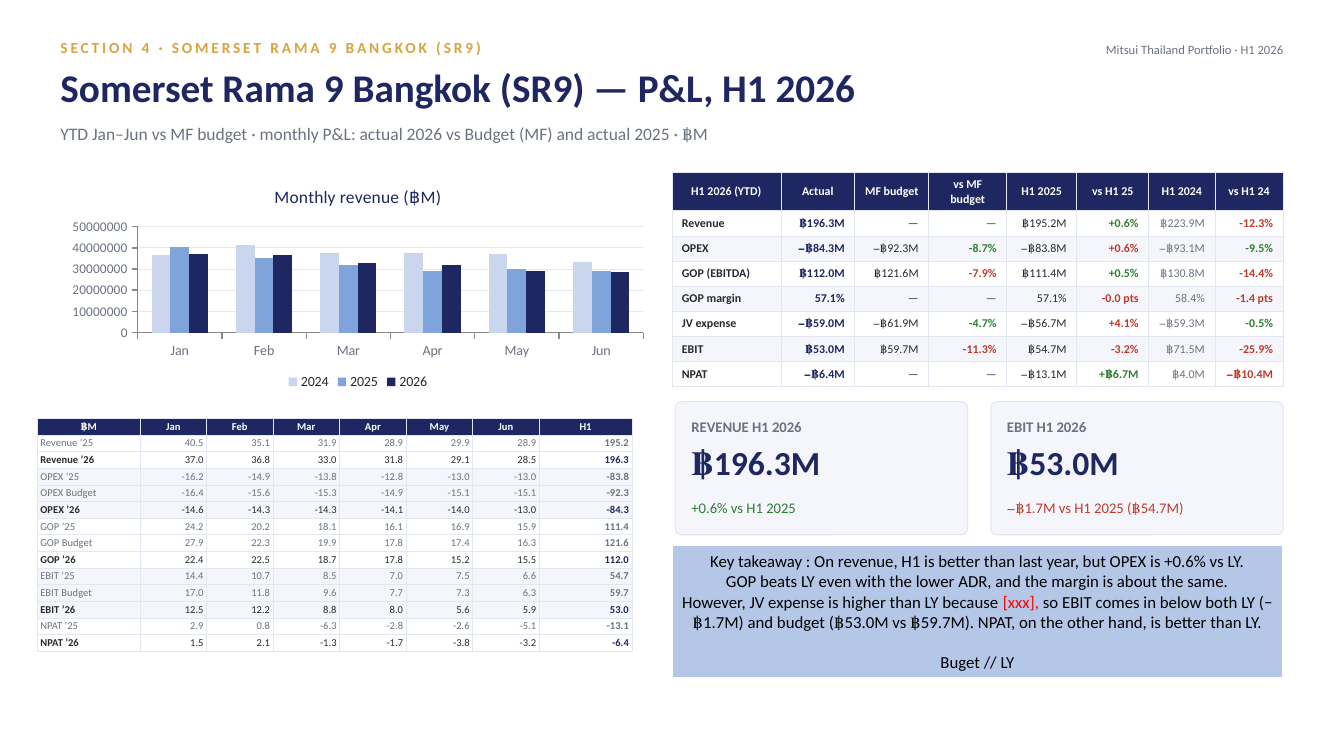
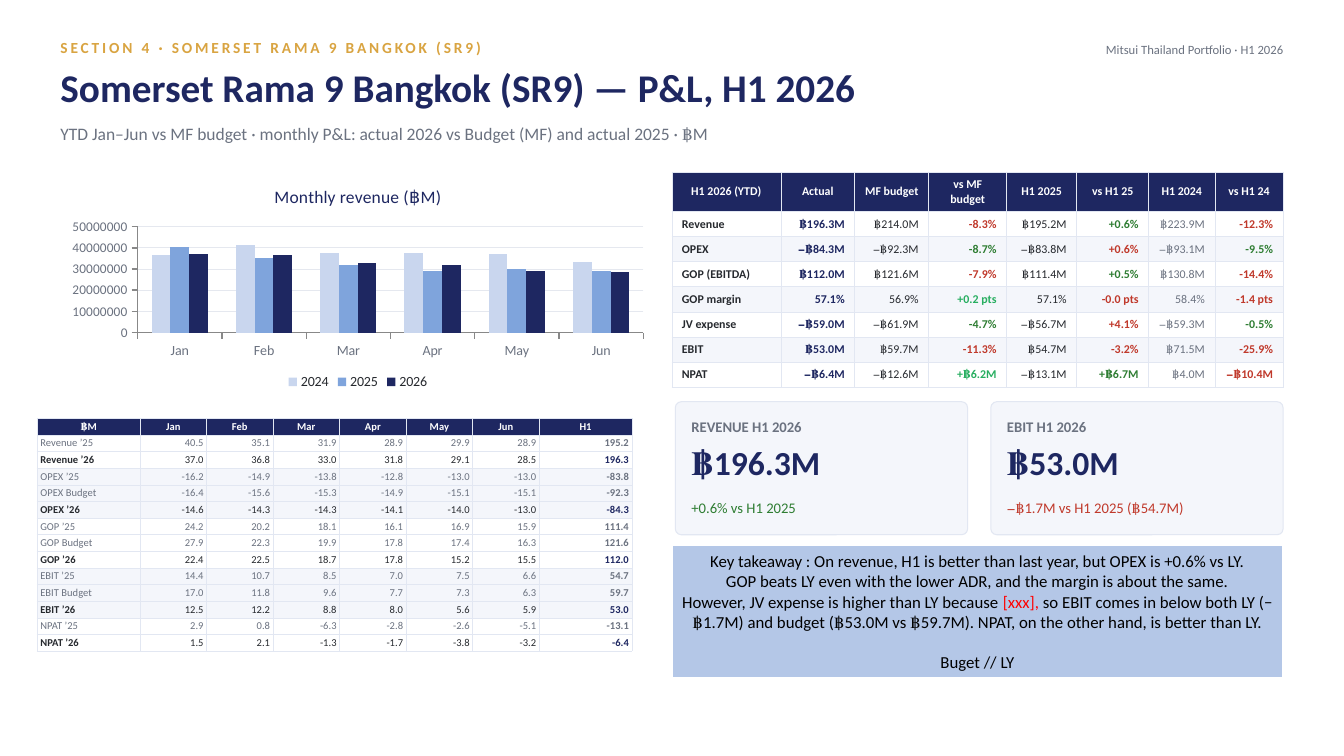
Before and after one commit to Chavin2543/mae-workspace, a slide deck: slide 19 of output/Portfolio_Performance_Report_H1-2026.pptx. Drawn at 1344x756 pixels with LibreOffice and Linux fonts; fonts in the diff are those of the drawing. Boxes give left, top, right and bottom in pixels: in the first picture for what was removed or moved away, otherwise in the second. Text is boxed around its words. In the diff, an @@ line names an element or a change of style, - is before the commit and + after.

```diff
--- a/output/Portfolio_Performance_Report_H1-2026.pptx
+++ b/output/Portfolio_Performance_Report_H1-2026.pptx
@@ table at (673, 172, 1284, 387) @@
-row 2, column 3: —
+row 2, column 3: ฿214.0M
-row 2, column 4: —
+row 2, column 4: -8.3%
-row 5, column 3: —
+row 5, column 3: 56.9%
-row 5, column 4: —
+row 5, column 4: +0.2 pts
-row 8, column 3: —
+row 8, column 3: −฿12.6M
-row 8, column 4: —
+row 8, column 4: +฿6.2M
```
Also in this commit, not shown: 4 other slides changed.
